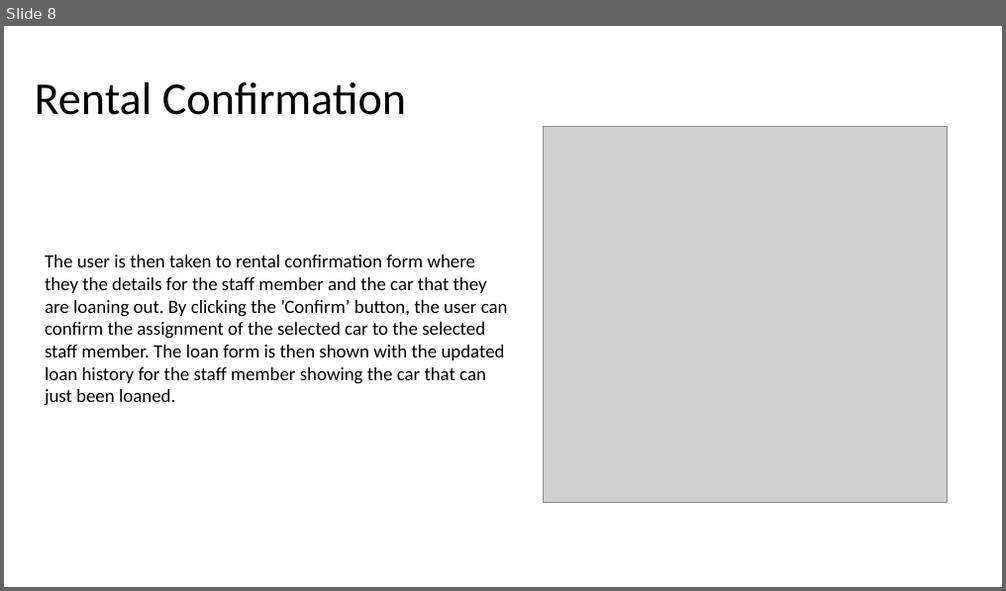
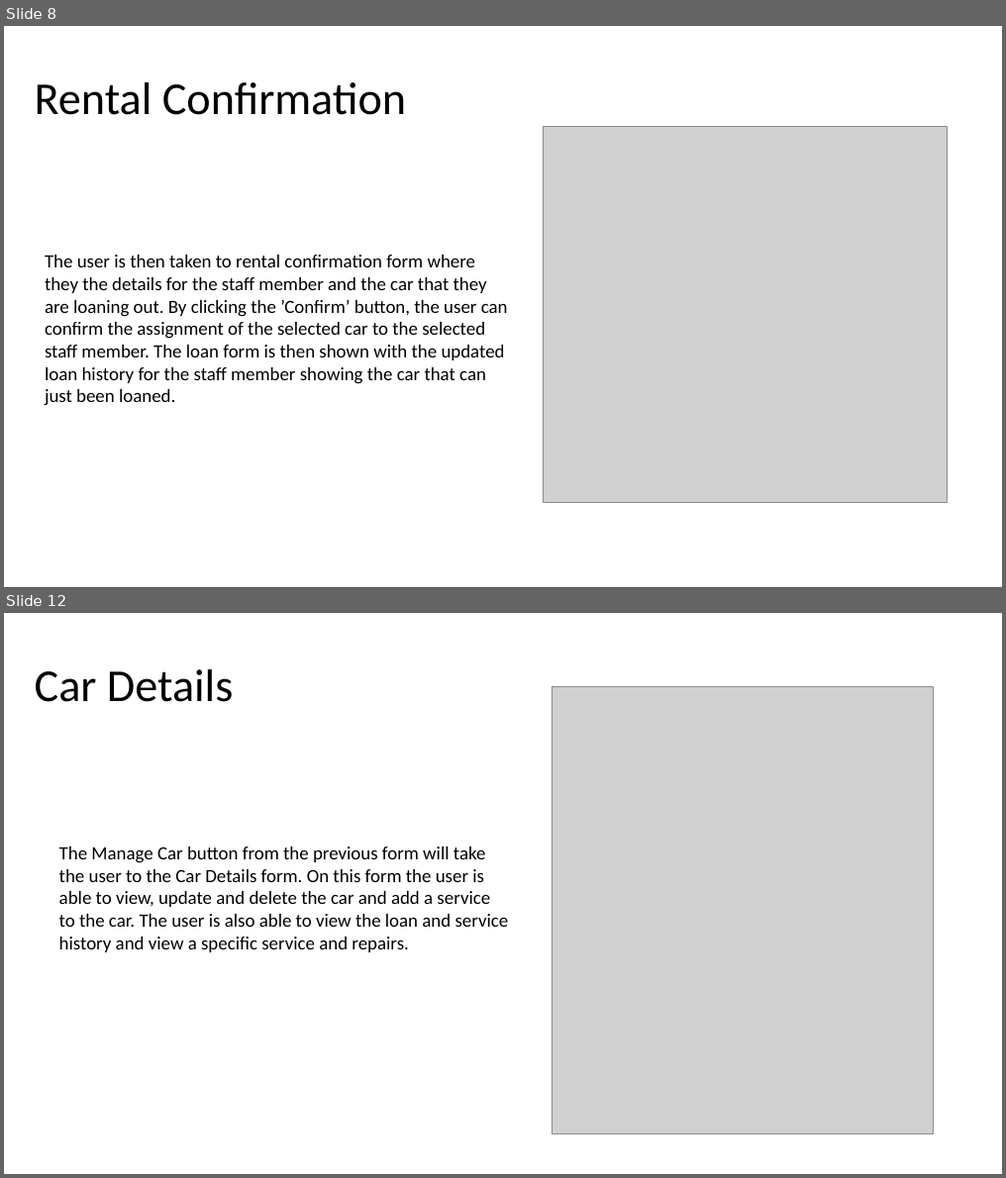
Before and after one commit to DanDecrypted/UniSystems, a slide deck: Walkthrough.pptx. Shown one above the other, each under a label of ours: slide 8 before the commit, slides 8 and 12 after it; the slides between them are not shown. The pictures are 1006x591 and 1006x1178 pixels, drawn with LibreOffice and Linux fonts; fonts in the diff are those of the drawing; grey boxes stand for pictures. Boxes give left, top, right and bottom in pixels: in the first picture for what was removed or moved away, otherwise in the second. Text is boxed around its words. In the diff, an @@ line names an element or a change of style, - is before the commit and + after.

```diff
--- a/Walkthrough.pptx
+++ b/Walkthrough.pptx
@@ slide 12 added at [4, 613, 1002, 1174], background #FFFFFF @@
@@ text added at [35, 669, 233, 702], 44 pt, text #000000 @@
+Car Details
@@ picture added at [552, 687, 934, 1134] @@
@@ text added at [59, 847, 509, 953], 18 pt, text #000000 @@
+The Manage Car button from the previous form will take the user to the Car Details form. On this form the user is able to view, update and delete the car and add a service to the car. The user is also able to view the loan and service history and view a specific service and repairs.
```
Also in this commit, not shown: 2 slides changed, 10 other slides added, 4 other files.
